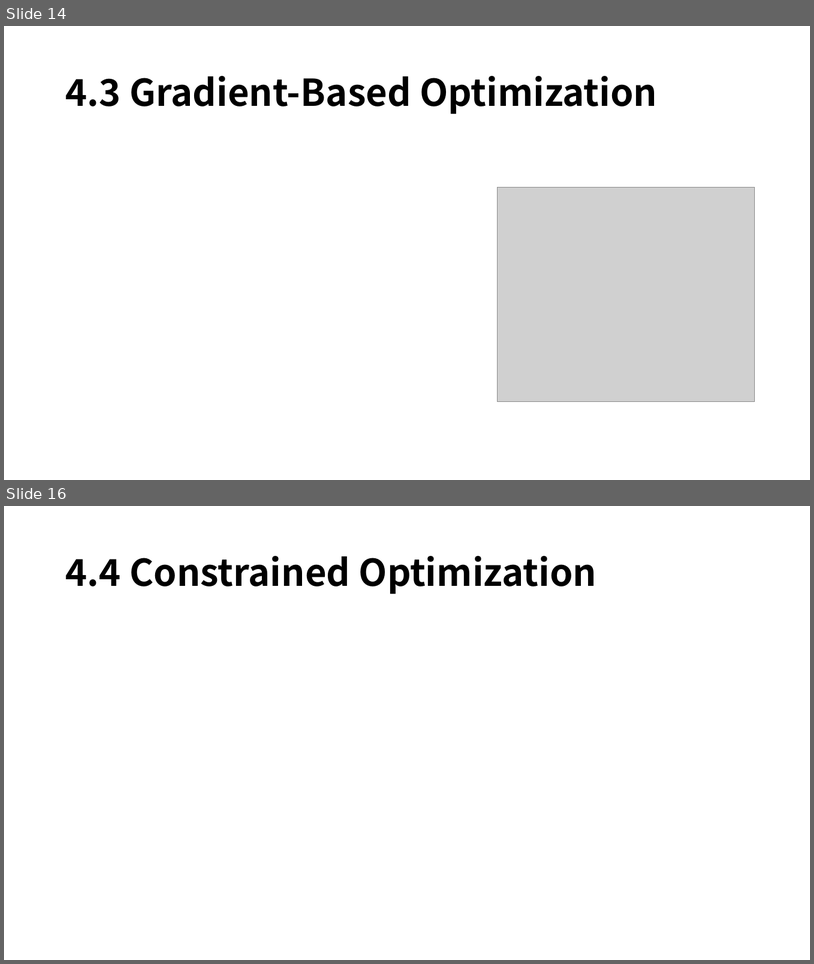
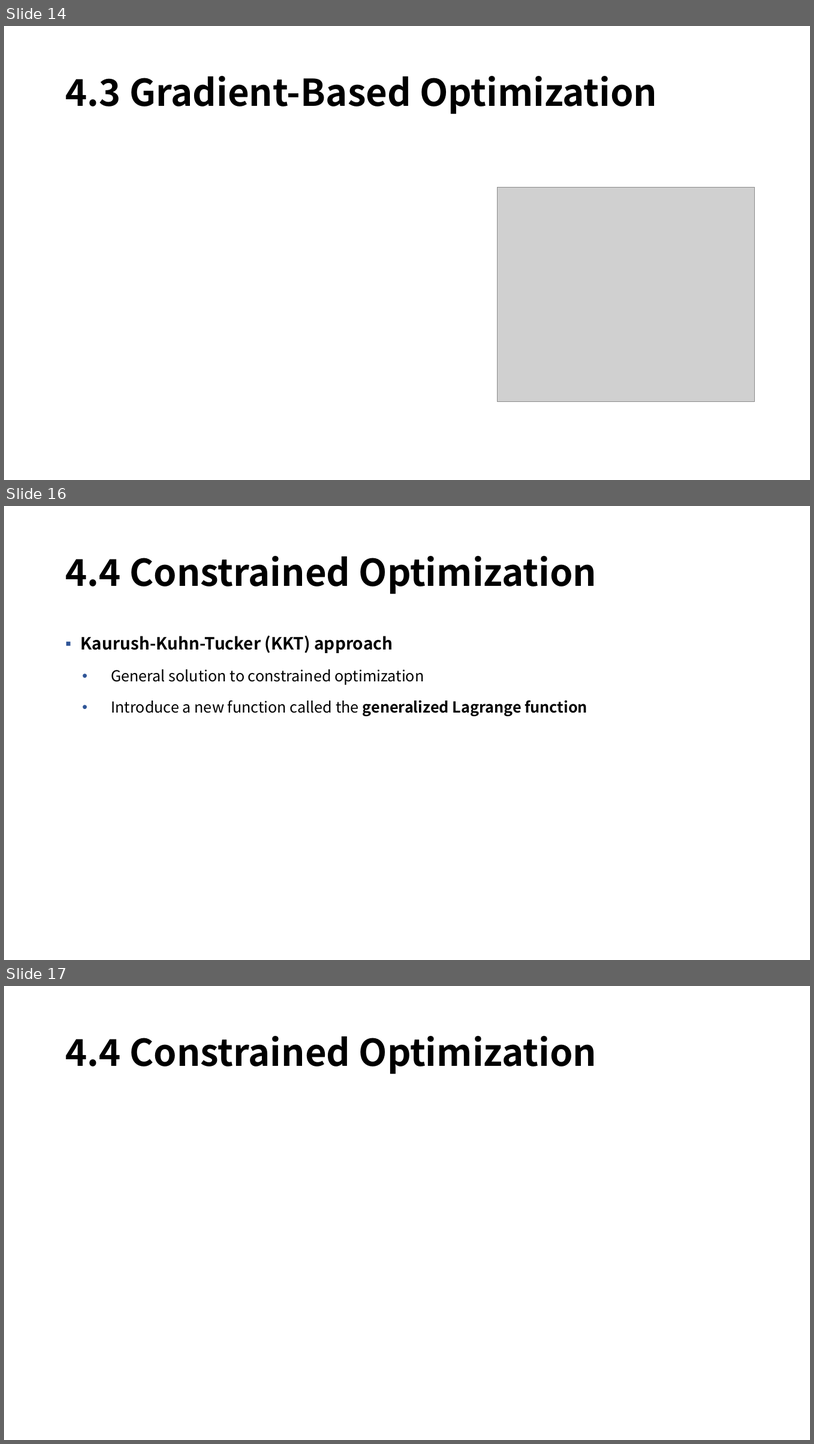
Before and after one commit to mmvv11/GraduateStudies, a slide deck: DeepLearningStudy/4. 수치해석.pptx. Shown one above the other, each under a label of ours: slides 14 and 16 before the commit, slides 14, 16 and 17 after it; the slides between them are not shown. The pictures are 814x964 and 814x1444 pixels, drawn with LibreOffice and Linux fonts; fonts in the diff are those of the drawing; grey boxes stand for pictures; background and template pictures are left out. Boxes give left, top, right and bottom in pixels: in the first picture for what was removed or moved away, otherwise in the second. Text is boxed around its words. In the diff, an @@ line names an element or a change of style, - is before the commit and + after.

```diff
--- a/DeepLearningStudy/4. 수치해석.pptx
+++ b/DeepLearningStudy/4. 수치해석.pptx
@@ slide 16 added at (4,506,810,960), background picture (left out) @@
@@ title added at (65,556,597,594), 44 pt, text #000000, bold @@
+4.4 Constrained Optimization
@@ text added at (81,636,588,716), 18 pt, text #000000 @@
+▪ Kaurush-Kuhn-Tucker (KKT) approach
+  • General solution to constrained optimization
+  • Introduce a new function called the generalized Lagrange function
@@ what was slide 16 is now slide 17 @@
```
Also in this commit, not shown: 3 other slides added, 1 slide removed.
